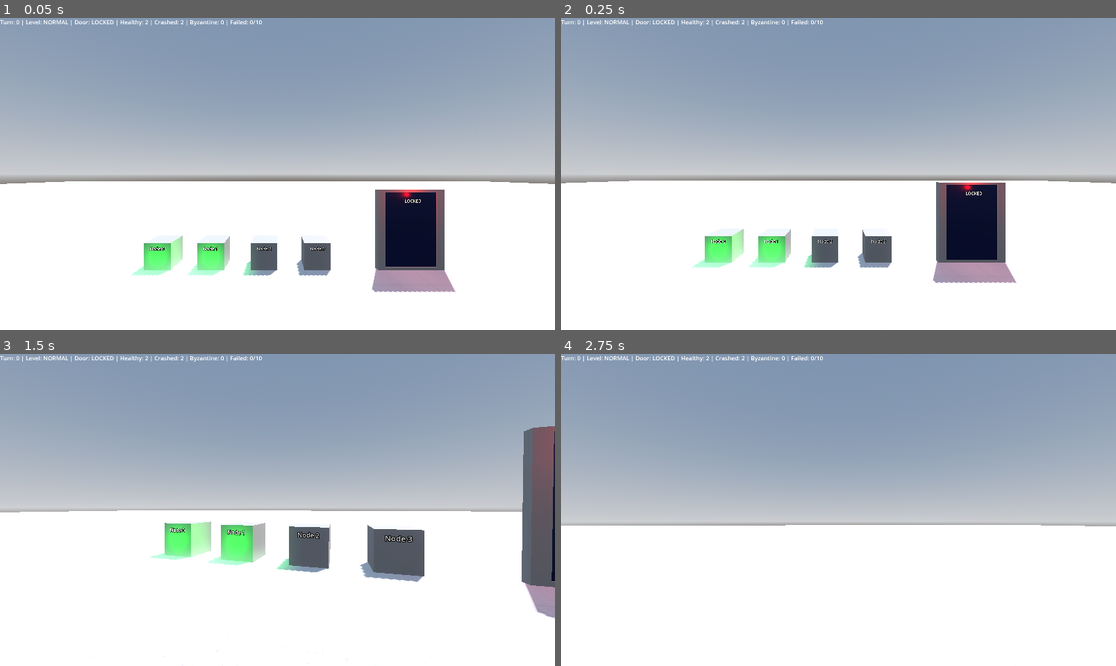
Above: before the commit, frames 1-4 (two rows, left to right).
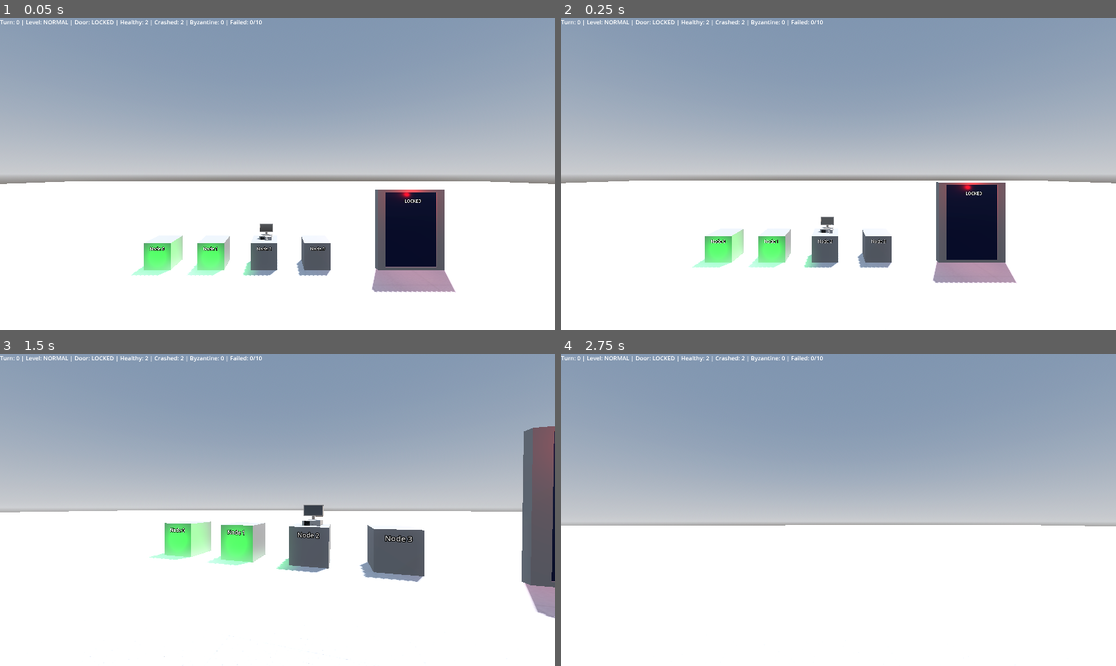
Above: after the commit, the same moments.

Repository: drabenstadtj/lamport-general-systems
Game: Godot game, scene res://scenes/model_4.tscn
Same seed, same stepped clock (60 frames per second), same inputs: the game is played once before the commit and once after it. This scene is started directly instead of the project's main scene.
Inputs (mouse positions are in pixels of both pictures, inside the frame that each line leads up to):
- Up to frame 1 (0.05 s): no input
- Up to frame 2 (0.25 s): no input
- Up to frame 3 (1.5 s): tap Enter at 0.5 s; move the mouse to (305, 510) at 0.52 s; hold C (crouch) 0.53-1.28 s; hold W (move_forward) from 0.53 s (still down); tap Space (jump) at 0.77 s; move the mouse to (249, 510) at 1.27 s; tap Shift (sprint) at 1.35 s
- Up to frame 4 (2.75 s): keep holding W (move_forward); tap Space (jump) at 1.52 s; move the mouse to (849, 503) at 2.02 s; tap R at 2.1 s

The runs differ from the first frame. In frame 1, 0.1% of the frame differs, in the area x 46-50%, y 65-72%; in frame 2, 0.1%; in frame 3, 0.2%, in the area x 54-59%, y 48-56%; in frame 4, nothing differs.

Commit message:
imported and fixed models

Diff:
--- a/lamport-general-systems/scenes/model_4.tscn
+++ b/lamport-general-systems/scenes/model_4.tscn
@@ -1,10 +1,12 @@
-[gd_scene load_steps=12 format=3 uid="uid://c73jdifaavpud"]
+[gd_scene load_steps=14 format=3 uid="uid://c73jdifaavpud"]
 
 [ext_resource type="Script" uid="uid://ddc8tk13c7sn4" path="res://scripts/world/server_room.gd" id="1_x0nbk"]
 [ext_resource type="Material" uid="uid://5e5rb1tcmojv" path="res://materials/granite.tres" id="2_7qwwc"]
 [ext_resource type="PackedScene" uid="uid://mktrqqjkl8ji" path="res://scenes/player.tscn" id="3_aord7"]
 [ext_resource type="PackedScene" uid="uid://ra21n3rxrlhj" path="res://scenes/node_terminal.tscn" id="4_nui3k"]
 [ext_resource type="PackedScene" uid="uid://73et73hhv6tp" path="res://scenes/door.tscn" id="5_xti4o"]
+[ext_resource type="PackedScene" uid="uid://cl3p43sqjgti1" path="res://models/monitor.glb" id="6_7qwwc"]
+[ext_resource type="PackedScene" uid="uid://dluc1nbj2udkg" path="res://models/server.glb" id="7_aord7"]
 
 [sub_resource type="ProceduralSkyMaterial" id="ProceduralSkyMaterial_o5qli"]
 sky_horizon_color = Color(0.66224277, 0.6717428, 0.6867428, 1)
@@ -82,3 +84,11 @@
 
 [node name="Door" parent="." instance=ExtResource("5_xti4o")]
 transform = Transform3D(1, 0, 0, 0, 1, 0, 0, 0, 1, 5, 0, -8.1)
+
+[node name="monitor" parent="." instance=ExtResource("6_7qwwc")]
+transform = Transform3D(-0.11788399, 0, -0.9930274, 0, 1, 0, 0.9930274, 0, -0.11788399, -0.45114207, 1.1320715, -8.655698)
+
+[node name="server" parent="." instance=ExtResource("7_aord7")]
+transform = Transform3D(-0.11788399, 0, -0.9930274, 0, 1, 0, 0.9930274, 0, -0.11788399, -0.45114207, 1.0651929, -8.655698)
+
+[editable path="monitor"]
Binary file added: lamport-general-systems/models/monitor.glb
Not shown, added: lamport-general-systems/models/monitor.glb.import
Binary file added: lamport-general-systems/models/server.glb
Not shown, added: lamport-general-systems/models/server.glb.import
Not shown, changed: lamport-general-systems/models/monitor.blend
Not shown, changed: lamport-general-systems/models/monitor.blend1
Not shown, changed: lamport-general-systems/models/server.blend
Not shown, changed: lamport-general-systems/models/server.blend1
